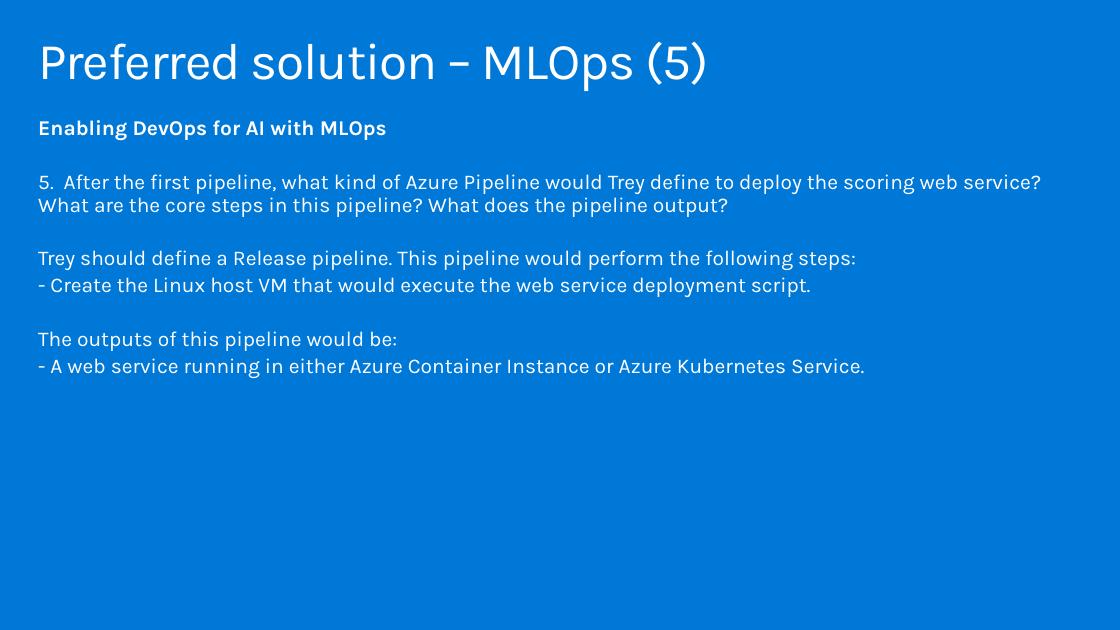
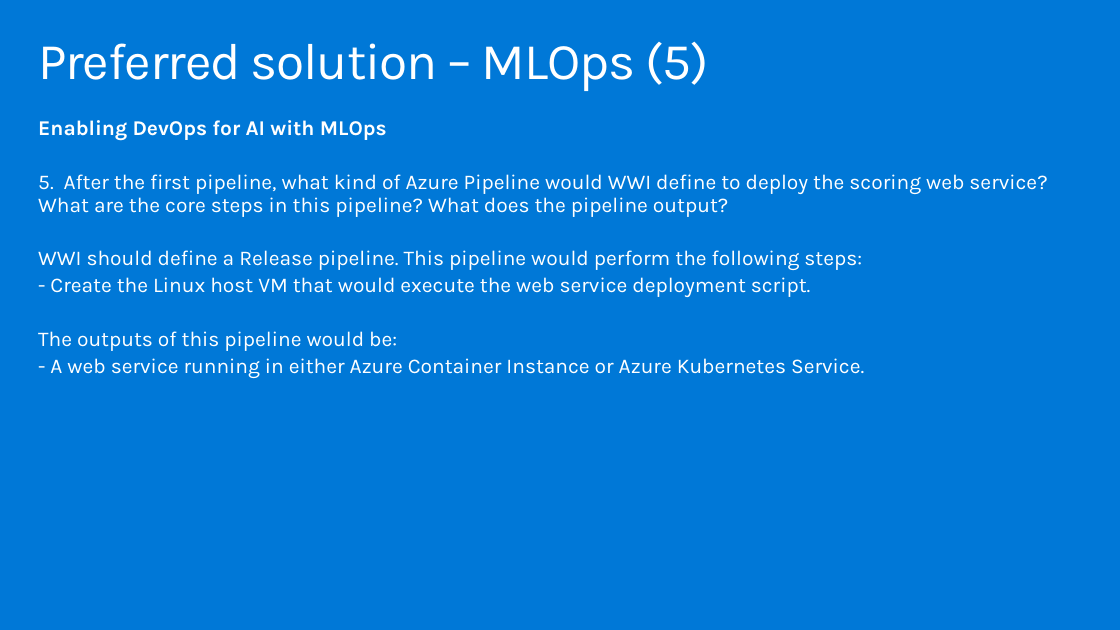
Before and after one commit to tgokal/MCW-ML-Ops, a slide deck: slide 23 of Whiteboard design session/WDS trainer presentation - MLOps.pptx. Drawn at 1120x630 pixels with LibreOffice and Linux fonts; fonts in the diff are those of the drawing. Boxes give left, top, right and bottom in pixels: in the first picture for what was removed or moved away, otherwise in the second. Text is boxed around its words. In the diff, an @@ line names an element or a change of style, - is before the commit and + after.

```diff
--- a/Whiteboard design session/WDS trainer presentation - MLOps.pptx
+++ b/Whiteboard design session/WDS trainer presentation - MLOps.pptx
@@ text at (x1=38, y1=174, x2=1047, y2=270): text changed @@
-5. After the first pipeline, what kind of Azure Pipeline would Trey define to deploy the scoring web service? What are the core steps in this pipeline? What does the pipeline output?
-Trey should define a Release pipeline. This pipeline would perform the following steps:
+5. After the first pipeline, what kind of Azure Pipeline would WWI define to deploy the scoring web service? What are the core steps in this pipeline? What does the pipeline output?
+WWI should define a Release pipeline. This pipeline would perform the following steps:
```
Also in this commit, not shown: 12 other slides changed, 4 other files.
